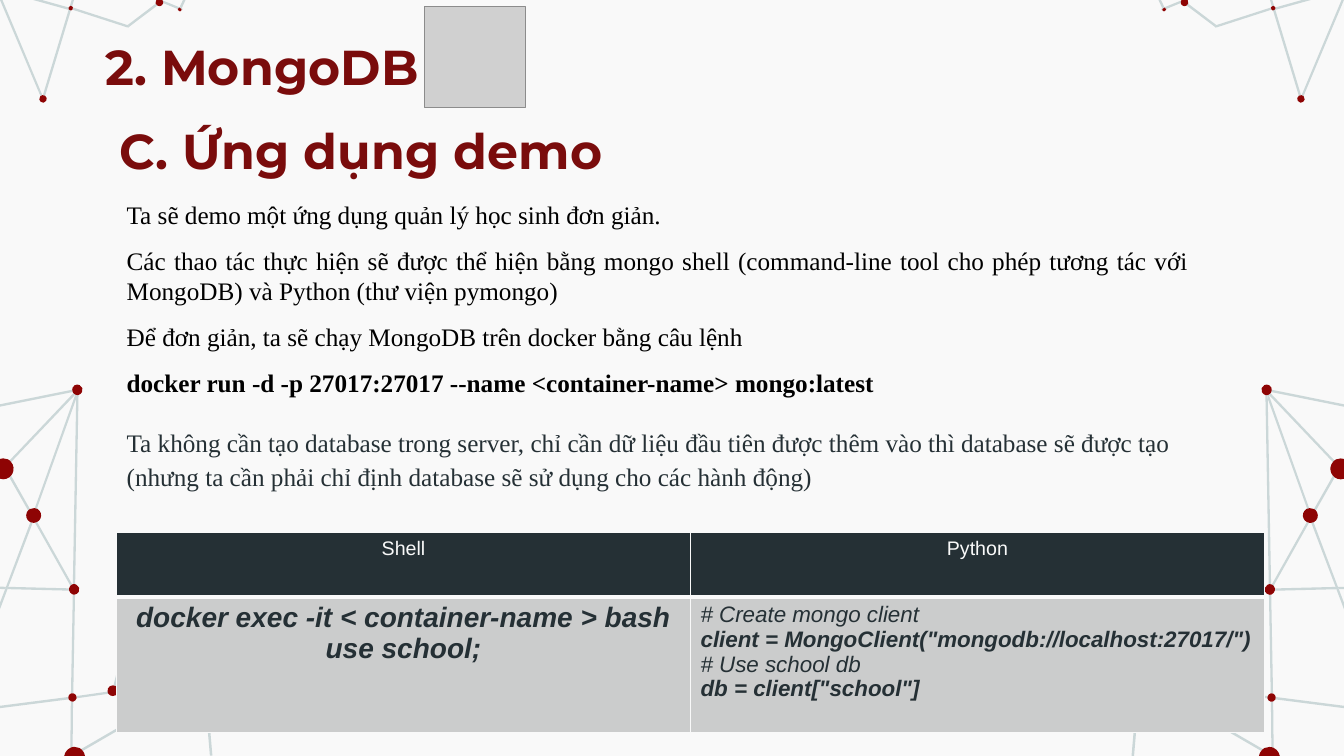
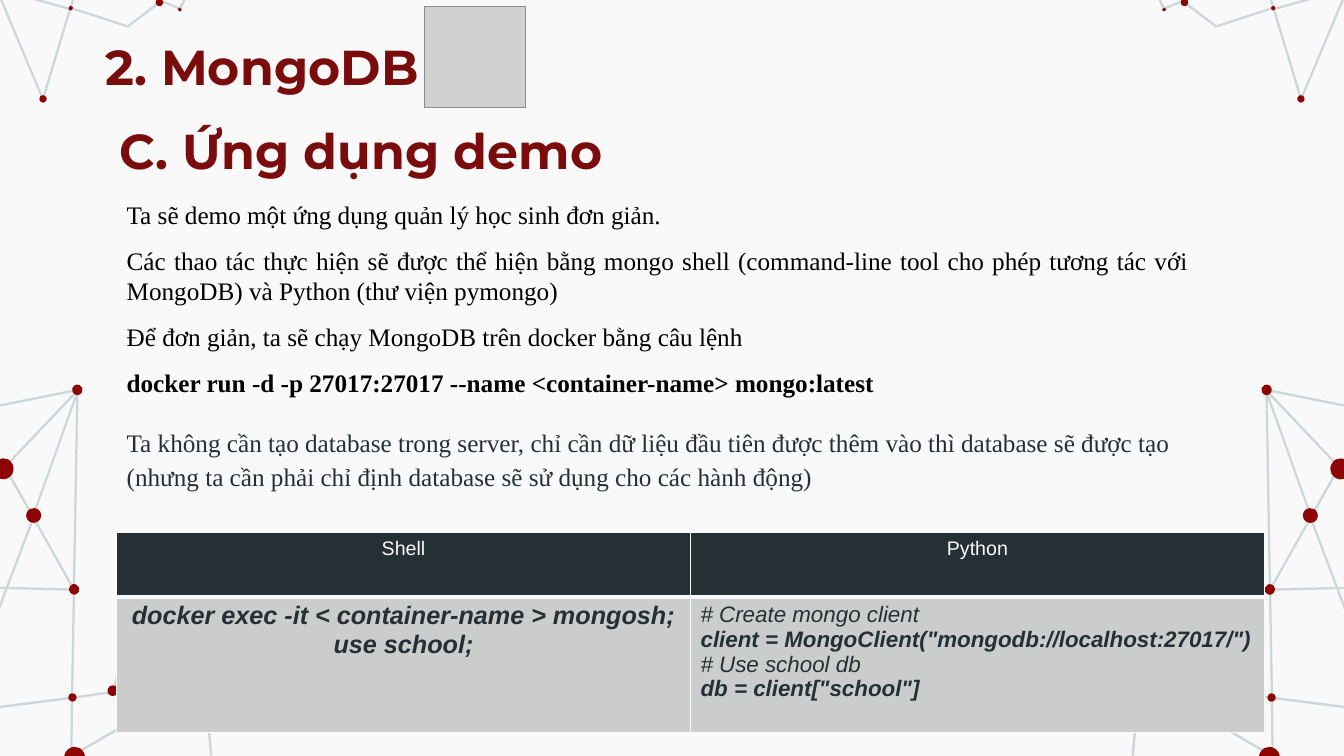
Before and after one commit to link1905/udpt, a slide deck: slide 15 of src/lt/slides/1_MongoDB-Cassandra.pptx. Drawn at 1344x756 pixels with LibreOffice and Linux fonts; fonts in the diff are those of the drawing; grey boxes stand for pictures. Boxes give left, top, right and bottom in pixels: in the first picture for what was removed or moved away, otherwise in the second. Text is boxed around its words. In the diff, an @@ line names an element or a change of style, - is before the commit and + after.

```diff
--- a/src/lt/slides/1_MongoDB-Cassandra.pptx
+++ b/src/lt/slides/1_MongoDB-Cassandra.pptx
@@ table at [117,533,1264,733] @@
-row 2, column 1: docker exec -it < container-name > bash / use school;
+row 2, column 1: docker exec -it < container-name > mongosh; / use school;
```
Also in this commit, not shown: 5 other files.
